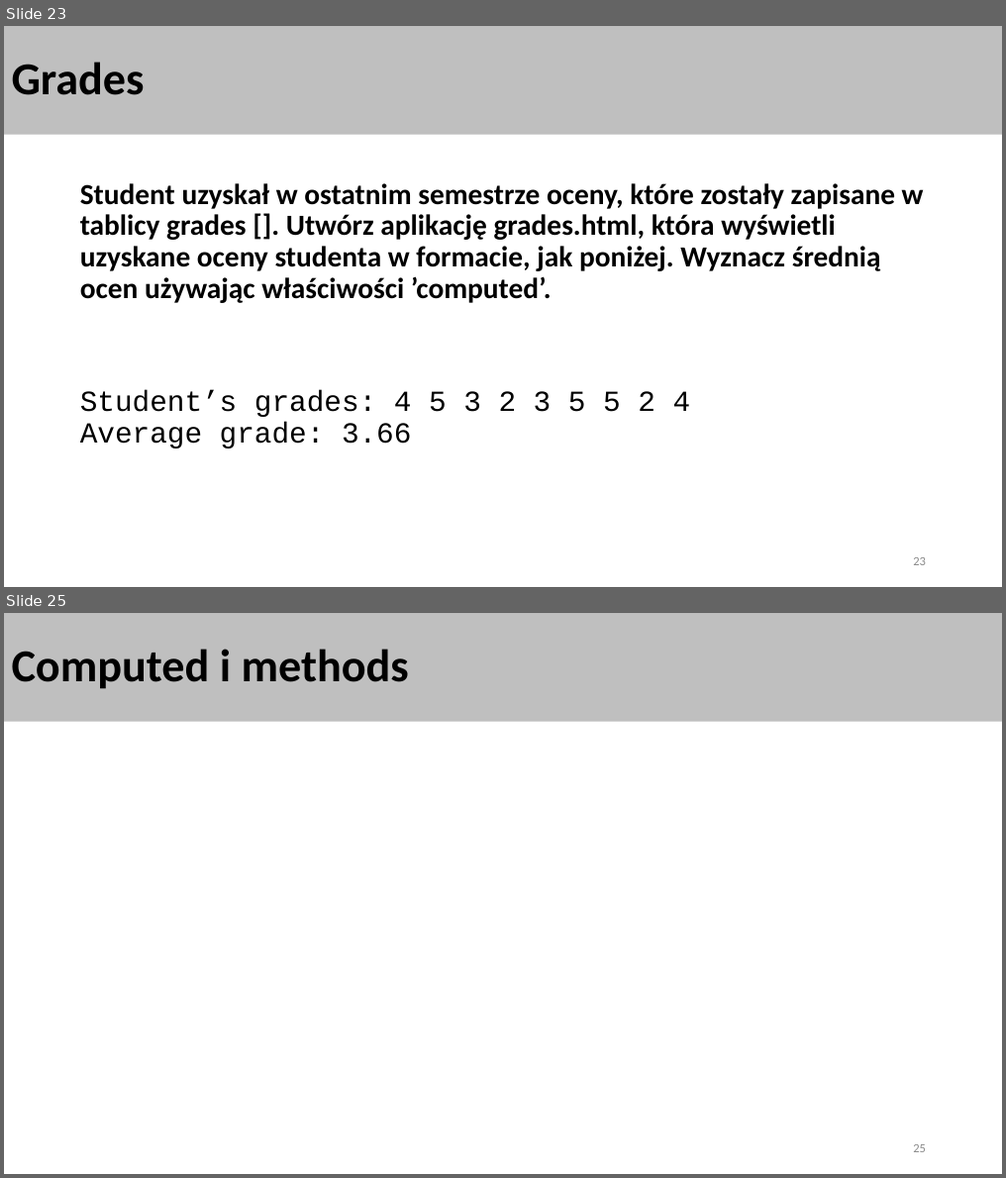
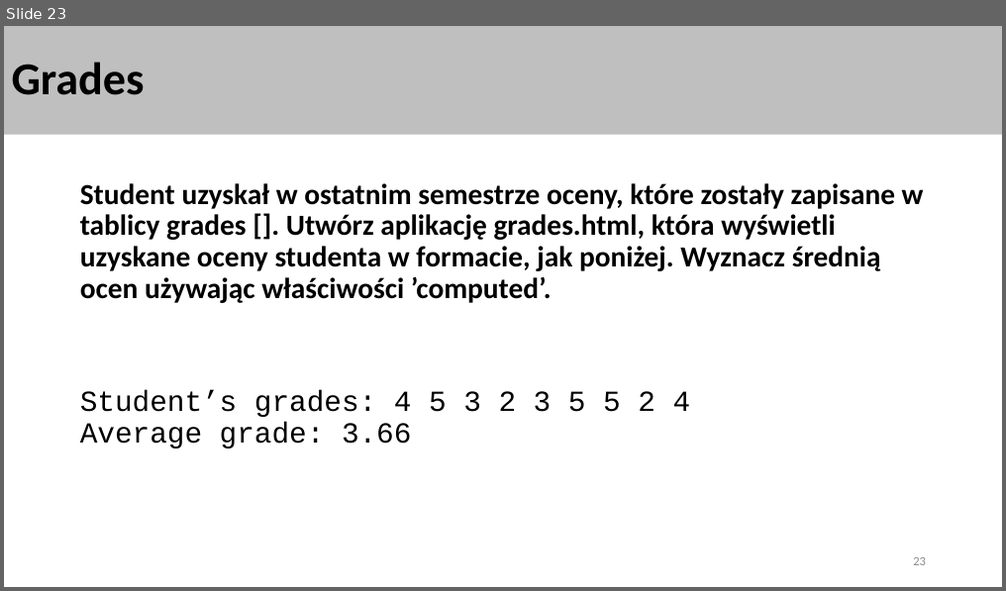
Before and after one commit to wgugulski/spa, a slide deck: 05-VueFundamentals/VueFundamentals.pptx. Shown one above the other, each under a label of ours: slides 23 and 25 before the commit, slide 23 after it; the slides between them are not shown. The pictures are 1006x1178 and 1006x591 pixels, drawn with LibreOffice and Linux fonts; fonts in the diff are those of the drawing. Boxes give left, top, right and bottom in pixels: in the first picture for what was removed or moved away, otherwise in the second. Text is boxed around its words. In the diff, an @@ line names an element or a change of style, - is before the commit and + after.

```diff
--- a/05-VueFundamentals/VueFundamentals.pptx
+++ b/05-VueFundamentals/VueFundamentals.pptx
@@ slide 25 removed at [4,613,1002,1174], background #FFFFFF @@
@@ title removed at [4,613,1002,722] @@
-Computed i methods
@@ page number removed at [913,1145,926,1153] @@
-25
```
Also in this commit, not shown: 3 slides added, 2 other slides removed, 3 other files.
